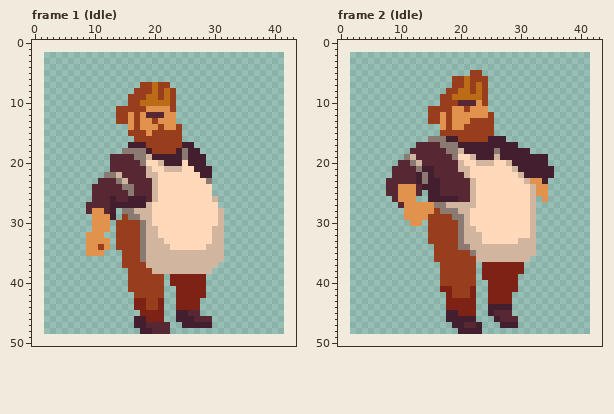
Pixel-art file, stored at Assets/ASE/NPC/Bearded.ase. Above: the version before the commit.
40x47 pixels, 11 frames. Colours within 5 levels of each other are drawn and written as one. Shown: frame 1 (Idle), frame 2 (Idle). The old version is drawn lined up with the new one, on the new canvas. The commit also changed other frames, which this record leaves out.
And afterwards:
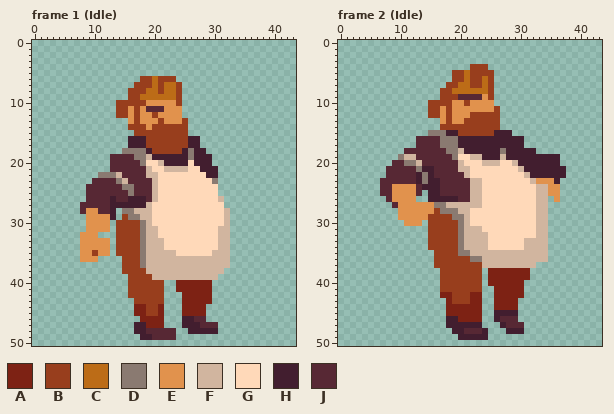
Palette (. is transparent): A #7d2214  B #983e1d  C #bc6c17  D #8a7a71  E #e1924d  F #d1b59f  G #ffd9b9  H #421e2f  J #572834
Edits made:
canvas 40x47 -> 44x51, the old top-left corner now at 2,2
Frame 1 (Idle):
y 6: x 18..23 ...... -> BBCBBB
y 7: x 17 . -> B; x 22..24 B.. -> CCB
y 8: x 16 . -> B; x 19 B -> C; x 23..24 B. -> CB
y 9: x 18 B -> C; x 21 B -> C; x 23..24 B. -> CB
y 10: x 14..15 .. -> BB; x 18..24 CCCCCB. -> BEEEEEB
y 11: x 16 B -> E; x 18..21 BEEE -> EJJJ; x 23..24 B. -> EE
y 12: x 19..21 JJJ -> EBE; x 24 . -> E
y 13: x 14..15 BB -> ..; x 20..21 BE -> EB; x 24..25 .. -> EB
y 14: x 16 E -> B; x 18 E -> B; x 20 E -> B; x 22..23 EE -> BB; x 25 . -> B
y 15: x 16 B -> .; x 19 E -> B; x 25 . -> B
y 16: x 16..18 .BB -> HHH; x 25..27 ... -> BHH
y 17: x 25 H -> B; x 27 . -> H
y 18: x 24..26 HDH -> BHD; x 28 . -> H
y 19: x 25..26 DH -> HD; x 29 . -> H
y 20: x 25..26 GH -> HG; x 29 . -> H
y 21: x 25 G -> F; x 27 H -> G; x 30 . -> H
y 22: x 11 . -> D; x 28 H -> G; x 30 . -> H
y 23: x 10 . -> J; x 29..30 D. -> GD
y 24..25: x 9 . -> J; x 30 . -> G
y 26: x 9 . -> J; x 30..31 F. -> GF
y 27: x 8 . -> J; x 31 . -> G
y 28: x 8..9 .J -> JE; x 11 E -> J; x 31..32 F. -> GF
y 29..30: x 9 . -> E; x 31..32 F. -> GF
y 31: x 9 . -> E; x 30 F -> G; x 32 . -> F
y 32: x 8 . -> E; x 11 E -> .; x 30 F -> G; x 32 . -> F
y 33: x 8 . -> E; x 30 F -> G; x 32 . -> F
y 34: x 8 . -> E; x 11 B -> E; x 22 F -> G; x 29..30 FF -> GG; x 32 . -> F
y 35: x 8 . -> E; x 10 E -> B; x 12 . -> E; x 14 . -> B; x 24..29 FFFFFF -> GGGGGG; x 32 . -> F
y 36: x 8..10 ... -> EEE; x 32 . -> F
y 37: x 18 B -> D; x 31..32 .. -> FF
y 38: x 15 . -> B; x 19 B -> F; x 30..31 .. -> FF
y 39: x 20..30 BB.AAAAAA.. -> FFFFFFFFFFF
y 40: x 23 A -> .; x 29 . -> A
y 41: x 29 . -> A
y 42: x 16 . -> B; x 24 A -> .; x 29 . -> A
y 43: x 17..18 AA -> BB; x 21 A -> B; x 24 A -> .; x 28..29 .. -> AA
y 44: x 24 A -> .; x 28 . -> A
y 45: x 17 . -> A; x 19..20 AA -> BB; x 24..28 HHJJ. -> .AAAA
y 46: x 17..18 HH -> .A; x 24 H -> .; x 29 J -> .
y 47: x 19..22 JJJJ -> AAA.; x 28..30 HH. -> JJJ
y 48: x 17 . -> H; x 19 H -> J; x 23 . -> J; x 26..30 ..... -> HHHHH
y 49: x 18..23 ...... -> HHJJJJ
Frame 2 (Idle):
y 4: x 22..24 ... -> BBB
y 5: x 19..21 ... -> BBC; x 24..25 .. -> BB
y 6: x 24..25 B. -> CB
y 7: x 18 . -> B; x 20 B -> C; x 23..25 CB. -> BCB
y 8: x 17 . -> B; x 19 B -> C; x 22 B -> C; x 24..25 B. -> CB
y 9: x 19..25 CCCCCB. -> BJJJJEB
y 10: x 15..16 .. -> BB; x 19..22 BJJJ -> EEBE; x 24..25 B. -> EE
y 11: x 17 B -> E; x 21 B -> E; x 25..26 .. -> EB
y 12: x 22..24 EEE -> BBB; x 26 . -> B
y 13: x 15..16 BB -> ..; x 21 E -> B; x 26 . -> B
y 14: x 17 E -> B; x 19..20 EE -> BB; x 26 . -> B
y 15: x 15..19 ..BBB -> DDDHH; x 26..28 ... -> HHH
y 16: x 13..16 ..DD -> JJJJ; x 18..24 HHBBBBB -> DDHHHHH; x 28..30 ... -> HHH
y 17: x 30 . -> H
y 18: x 11 . -> J; x 26..27 DH -> HD; x 32 . -> H
y 19: x 10..11 .D -> DF; x 23 H -> F; x 26..27 FH -> HF; x 35..36 .. -> HH
y 20: x 9 . -> J; x 11 J -> D; x 23 F -> G; x 26 G -> F; x 28..29 FH -> GF; x 35..36 .. -> HH
y 21: x 8 . -> J; x 29..30 FH -> GF; x 36..37 .. -> HH
y 22: x 8 . -> J; x 30..31 FH -> GF; x 36..37 .. -> HH
y 23: x 7 . -> J; x 23 G -> F; x 31..32 FE -> GF; x 34..36 H.. -> EEH
y 24..25: x 7 . -> J; x 9 J -> E; x 23 G -> F; x 32..36 FEE.. -> GFFEE
y 26: x 8..9 .J -> JE; x 23 G -> F; x 32..34 F.E -> GFF; x 36 . -> E
y 27: x 9..10 .J -> JE; x 23 G -> F; x 32..34 F.. -> GFF
y 28..29: x 10 . -> E; x 32..34 F.. -> GFF
y 30: x 11 . -> E; x 32..34 F.. -> GFF
y 31: x 23 G -> F; x 32..34 F.. -> GFF
y 32: x 24 G -> F; x 32..34 F.. -> GFF
y 33: x 24 G -> F; x 30 F -> G; x 33..34 .. -> FF
y 34: x 15 . -> B; x 21 D -> F; x 25..30 FFFFFF -> GGGGGG; x 33..34 .. -> FF
y 35: x 20..22 BBD -> DDF; x 33..34 .. -> FF
y 36: x 22..23 BF -> DD; x 32..34 ... -> FFF
y 37: x 16 . -> B; x 23..32 .AAAAAAA.. -> BFFFFFFFFF
y 38: x 23..24 .A -> B.; x 31 . -> A
y 39: x 23..24 .A -> B.; x 30..31 .. -> AA
y 40: x 23 . -> B; x 30 . -> A
y 41: x 17..18 AA -> BB; x 22..23 A. -> BB; x 25 A -> .; x 30 . -> A
y 42: x 17 . -> A; x 23 . -> A; x 25 A -> .; x 29..30 .. -> AA
y 43: x 19..21 AAA -> BBB; x 23 . -> A; x 25 A -> .; x 29 . -> A
y 44: x 23 . -> A; x 25..29 HHHH. -> .AAAA
y 45: x 18..19 HH -> AA; x 23 . -> A; x 25..29 HJJJ. -> .HHHH
y 46: x 20..23 HHH. -> AAAA
y 47: x 18 . -> H; x 21..22 JJ -> HH; x 28..30 HH. -> JJJ
y 48: x 19 . -> H; x 21..24 HHH. -> JJJH; x 28..30 ... -> HHH
y 49: x 20..24 ..... -> HHHHH
